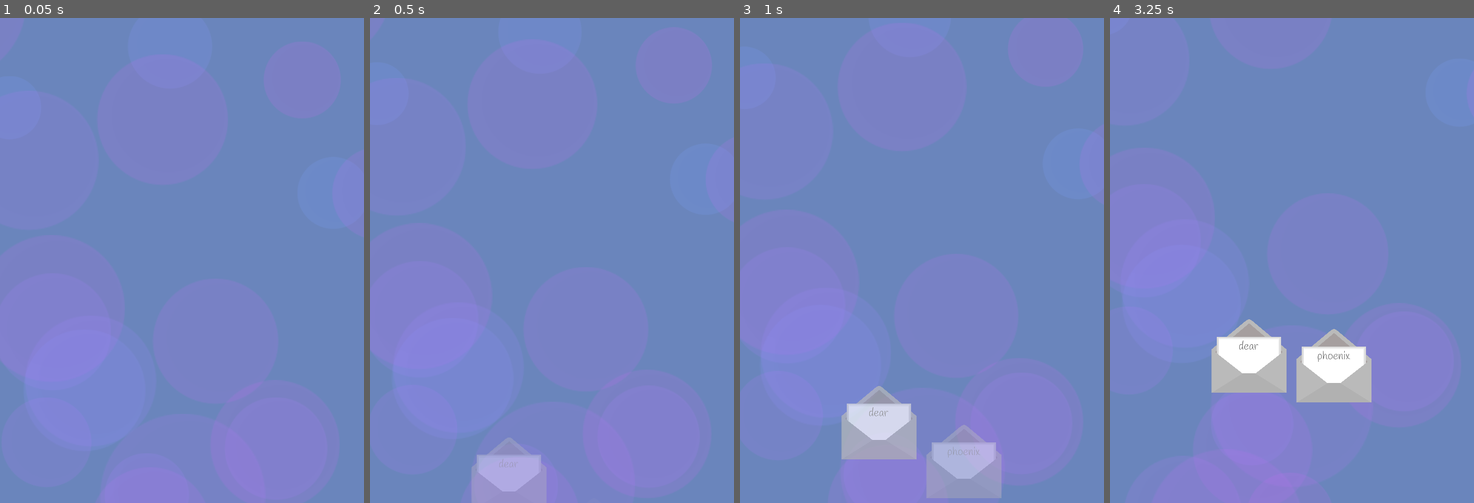
Above: before the commit, frames 1-4 (left to right).
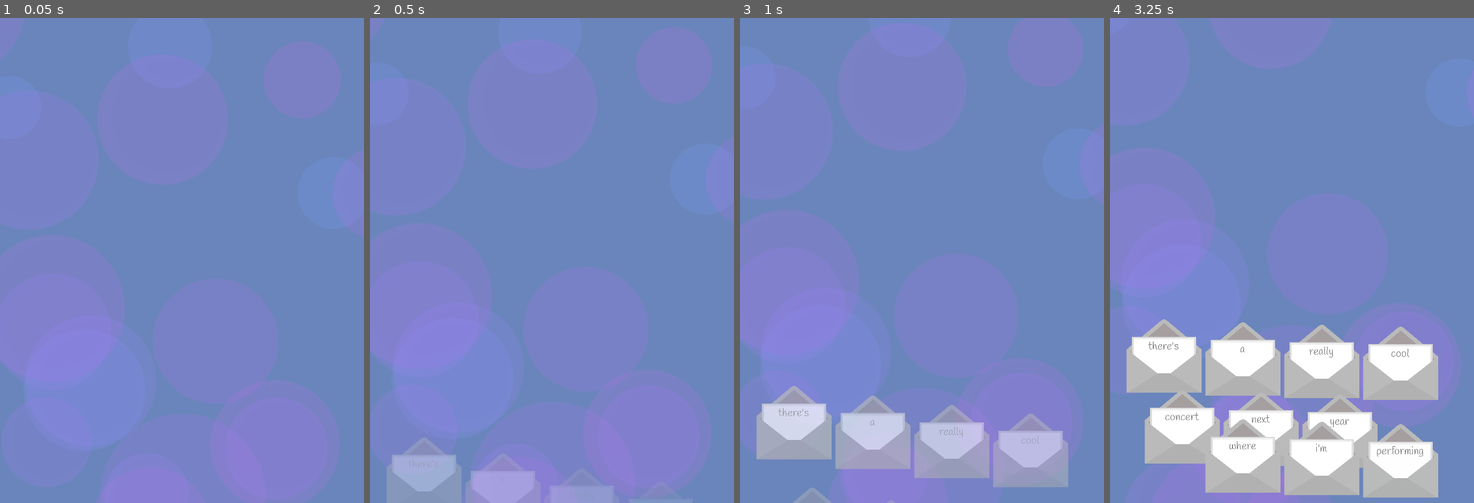
Above: after the commit, the same moments.

Repository: HoneyPony/ash-and-phoenix
Game: Godot game, scene res://game.tscn
Two runs of this game, one before a commit and one after it. Both use one fixed random seed, a clock stepped at 60 frames per second and the inputs below.
Inputs:
- Up to frame 1 (0.05 s): no input
- Up to frame 2 (0.5 s): no input
- Up to frame 3 (1 s): tap Enter at 0.5 s
- Up to frame 4 (3.25 s): no input

Frame 1 is identical in both runs. In frame 2, 2.6% of the frame differs, in the area x 4-67%, y 90-100%; in frame 3, 8.7%; in frame 4, 20%, in the area x 4-91%, y 62-99%.

Commit message:
work on content; cool effect achieved partially by accident

Diff:
--- a/global.gd
+++ b/global.gd
@@ -53,7 +53,7 @@
 
 
 # Stores the game data
-var game_data = [
+var game_dataaa = [
 	CHANGE_ASH(),
 	WORD("dear", 0, -70),
 	WORD("phoenix", 0.4, 70),
@@ -120,7 +120,67 @@
 	WORD("last", 1.6, -210, 120),
 	WORD("time", 2.0, -70, 120),
 	WORD("we", 2.4, 70, 120),
-	WORD("talked", 2.8, 210, 120)
+	WORD("talked", 2.8, 210, 120),
+
+
+	WAIT(),
+	WORD("i", 0.0, -170),
+	WORD("would", 0.4, -30),
+	WORD("love", 0.8, 140),
+	WORD("to", 1.2, -210, 60),
+	WORD("hear", 1.6, -70, 60),
+	WORD("all", 2.0, 70, 60),
+	WORD("about", 2.4, 210, 60),
+	WORD("what", 2.8, -210, 120),
+	WORD("you're", 3.2, -70, 120),
+	WORD("up", 3.6, 70, 120),
+	WORD("to", 4.0, 210, 120),
+	WORD("these", 4.4, 0, 180),
+	WORD("days", 4.8, 140, 180),
+
+	WAIT(),
+	WORD("i", 0, -140),
+	WORD("myself", 0.2, 0),
+	WORD("decided", 0.4, 140),
+	WORD("to", 0.8, -210, 60),
+	WORD("drop", 1.2, -70, 60),
+	WORD("everything", 1.4, 180, 60),
+
+	WORD("a", 3.4, -210, 60),
+	WORD("few", 3.8, -70, 60),
+	WORD("years", 4.2, 70, 60),
+	WORD("ago", 4.6, 210, 60),
+
+	WORD("and", 6.4, -210, 60),
+	WORD("pursue", 6.8, -70, 60),
+	WORD("my", 7.2, 70, 60),
+	WORD("dreams", 7.6, 210, 60),
+
+	WORD("in", 8.8, -30, 120),
+	WORD("music", 9.2, 100, 120),
+
+	WAIT(),
+	WORD("and", 0, 0),
+	WORD("i", 1, -240, 60),
+	WORD("have", 1.1, -120, 60),
+	WORD("found", 1.2, 0, 60),
+	WORD("some", 1.3, 120, 60),
+	WORD("success!", 1.4, 240, 60),
+
+		]
+
+var game_data = [
+	WAIT(),
+	WORD("there's", 0, -210),
+	WORD("a", 0.1, -80),
+	WORD("really", 0.2, 50),
+	WORD("cool", 0.3, 180),
+	WORD("concert", 0.4, -180, 100),
+	WORD("next", 0.5, -50, 100),
+	WORD("year", 0.6, 80, 100),
+	WORD("where", 1.6, -80, 100),
+	WORD("i'm", 1.7, 50, 100),
+	WORD("performing", 1.8, 180, 100)
 	#[0, 0, -210, "i"],
 	#[0, 1, -70, "don't"],
 	#[0, 2, 70, "recall"],
